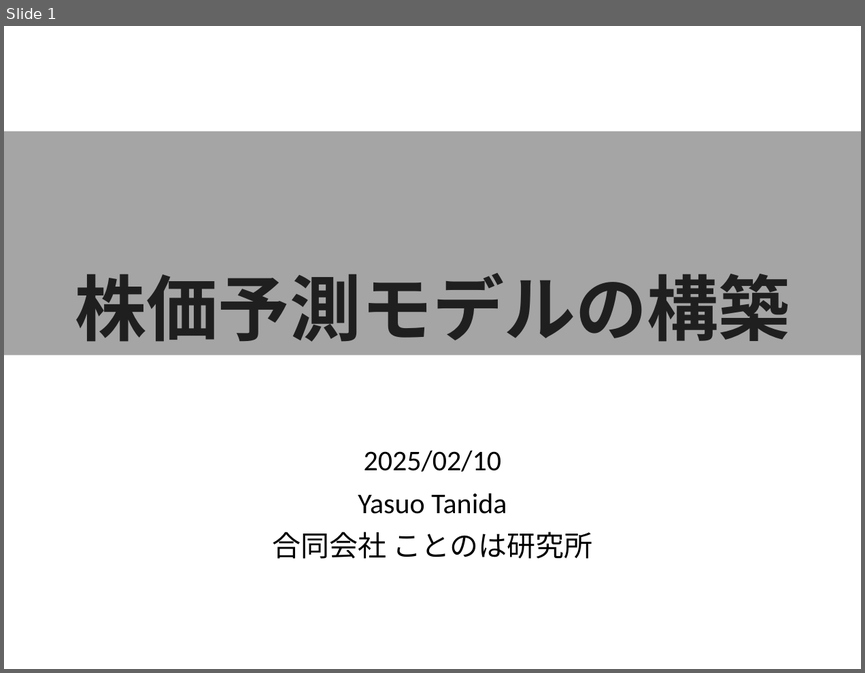
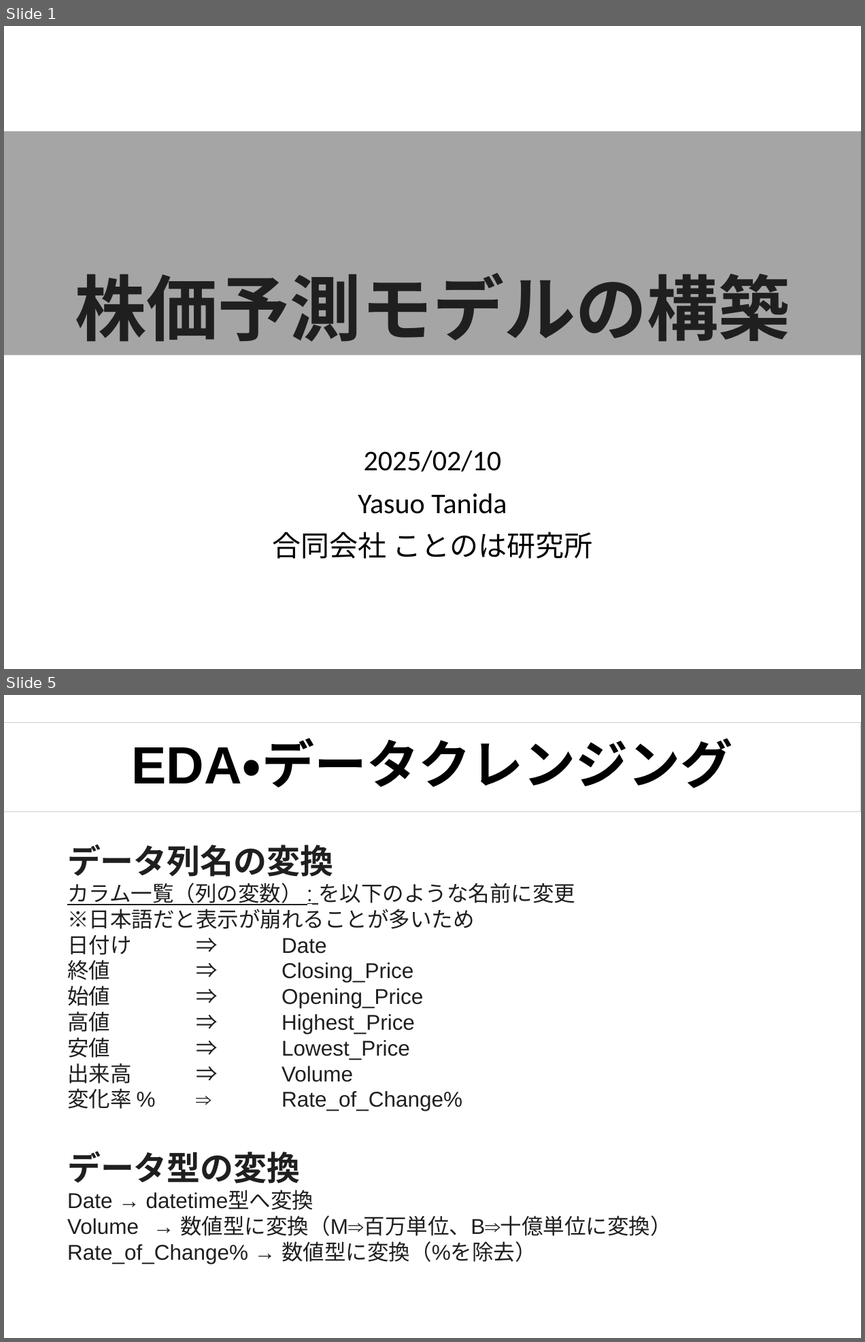
Before and after one commit to tanidayasuo/study-stock-price, a slide deck: 株価予測モデルの構築.pptx. Shown one above the other, each under a label of ours: slide 1 before the commit, slides 1 and 5 after it; the slides between them are not shown. The pictures are 865x673 and 865x1342 pixels, drawn with LibreOffice and Linux fonts; fonts in the diff are those of the drawing. Boxes give left, top, right and bottom in pixels: in the first picture for what was removed or moved away, otherwise in the second. Text is boxed around its words. In the diff, an @@ line names an element or a change of style, - is before the commit and + after.

```diff
--- a/株価予測モデルの構築.pptx
+++ b/株価予測モデルの構築.pptx
@@ slide 5 added at (4,695,861,1338), background #FFFFFF @@
@@ rectangle added at (4,722,861,811), outline #D0CECE 0.75 pt, 44 pt, text #000000, bold @@
+EDA・データクレンジング
@@ text added at (67,844,575,1110), 18 pt, text #1F1F1F @@
+データ列名の変換
+カラム一覧（列の変数） : を以下のような名前に変更
+※日本語だと表示が崩れることが多いため
+日付け ⇒ Date
+終値 ⇒ Closing_Price
+始値 ⇒ Opening_Price
+高値 ⇒ Highest_Price
+安値 ⇒ Lowest_Price
+出来高 ⇒ Volume
+変化率 % ⇒ Rate_of_Change%
@@ text added at (67,1151,672,1263), 18 pt, text #1F1F1F @@
+データ型の変換
+Date → datetime型へ変換
+Volume → 数値型に変換（M⇒百万単位、B⇒十億単位に変換）
+Rate_of_Change% → 数値型に変換（%を除去）
```
Also in this commit, not shown: 30 other slides added.
